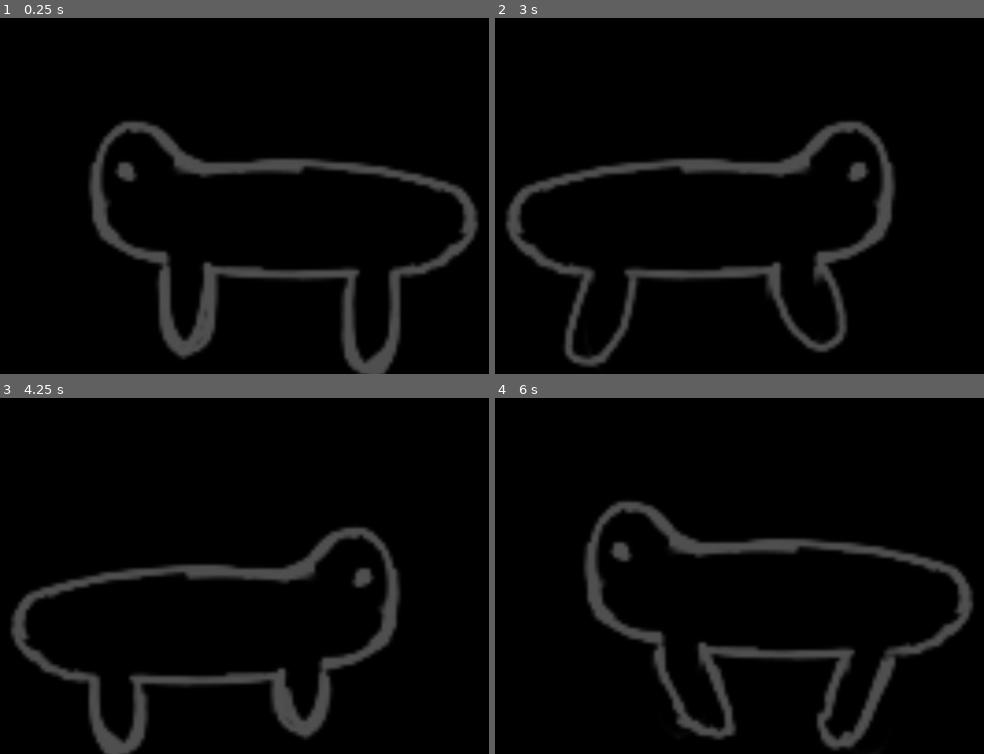
Above: before the commit, frames 1-4 (two rows, left to right).
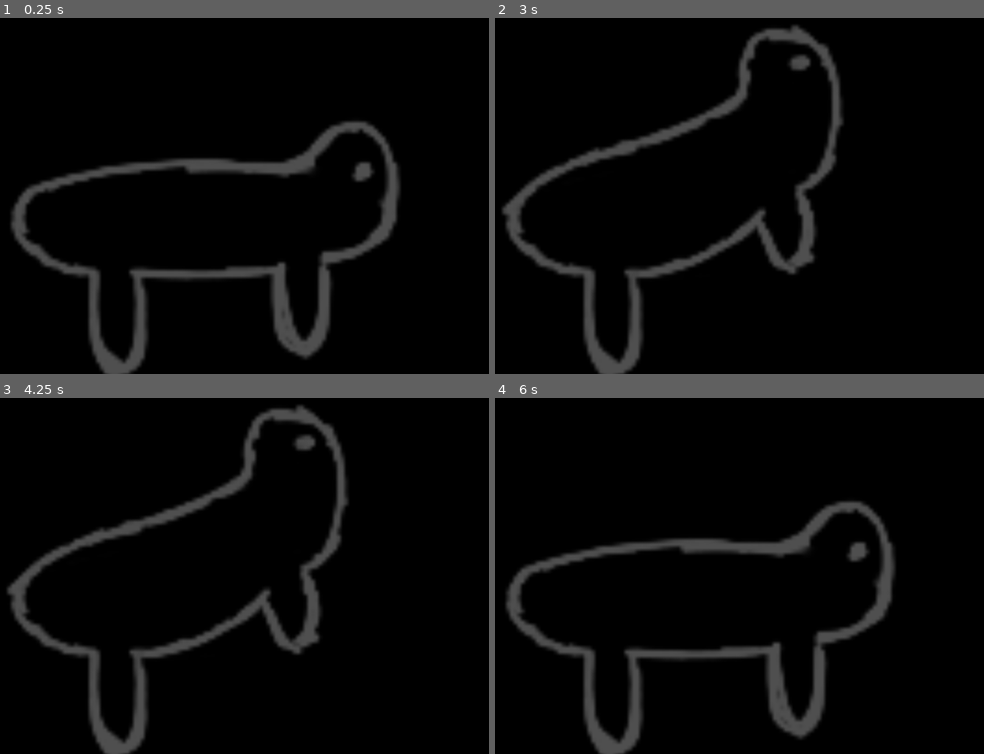
Above: after the commit, the same moments.

Repository: fabianternis/my-screen-pet
Game: Godot game, scene res://main.tscn
Same seed, same stepped clock (60 frames per second), same inputs: the game is played once before the commit and once after it.
Inputs (mouse positions are in pixels of both pictures, inside the frame that each line leads up to):
- Up to frame 1 (0.25 s): no input
- Up to frame 2 (3 s): tap Enter at 0.5 s; move the mouse to (outside the picture) at 0.52 s; hold Right 0.53-1.25 s; tap Alt at 0.6, 2.1 s; click (outside the picture) at 0.67 s; tap Space at 1.25 s; drag from (587, 39) to (700, 249) at 1.27 s; move the mouse to (outside the picture) at 2.02 s; hold Right 2.03-2.75 s; click (outside the picture) at 2.17 s; drag from (700, 153) to (outside the picture) at 2.77 s
- Up to frame 3 (4.25 s): move the mouse to (464, 494) at 3.52 s; hold Left from 3.53 s (still down); tap Alt at 3.6 s; click (464, 494) at 3.67 s
- Up to frame 4 (6 s): release Left at 4.25 s; tap Enter at 4.25 s; drag from (outside the picture) to (700, 629) at 4.27 s; move the mouse to (outside the picture) at 5.02 s; hold Down 5.03-5.75 s; tap Alt at 5.1 s; click (outside the picture) at 5.17 s; tap Space at 5.75 s; drag from (outside the picture) to (587, 419) at 5.77 s

The runs differ from the first frame. In frame 1, 15% of the frame differs, in the area x 2-98%, y 28-100%; in frame 2, 13%; in frame 3, 13%; in frame 4, 14%.

Commit message:
feat: Add "dragging"-functionaliuty with "drag"-animation

Diff:
--- a/main.gd
+++ b/main.gd
@@ -2,14 +2,20 @@
 
 var default_speed = 100
 var speed = default_speed
-var direction = Vector2(0, 1)
+var direction = Vector2(1.3, 1.1)
 var screen_size = Vector2()
 var window_size = Vector2(200, 200)
 
+# Ideling variables
 var is_idling = false
 var idle_timer = 0.0
 
+# Fragging variables
+var is_dragging = false
+var drag_offset = Vector2()
+
 @onready var animated_sprite = $AnimatedSprite2D
+@onready var area = $Area2D
 
 func _physics_process(delta: float) -> void:
 	var window_position = Vector2(DisplayServer.window_get_position())
@@ -18,6 +24,11 @@
 	window_position.x = clamp(window_position.x, 0, screen_size.x - window_size.x)
 	window_position.y = clamp(window_position.y, 0, screen_size.y - window_size.y)
 	DisplayServer.window_set_position (Vector2(window_position))
+	if is_dragging:
+		var mouse_pos = Vector2(DisplayServer.mouse_get_position())
+		var new_window_pos = mouse_pos - drag_offset
+		DisplayServer.window_set_position(Vector2(new_window_pos))
+		return
 	if is_idling:
 		idle_timer -= delta
 		if idle_timer <= 0:
@@ -38,6 +49,7 @@
 func _ready() -> void:
 	screen_size = Vector2(DisplayServer.screen_get_size())
 	animated_sprite.play("walk")
+	area.input_event.connect(_on_area_input)
 
 
 func idle():
@@ -49,5 +61,22 @@
 		speed = 0
 
 func maybe_idle():
-	if randf() < 0.3:
+	if randf() < 0.23456:
 		idle()
+
+func _on_area_input(_viewport, event, _shape_idx):
+	if event is InputEventMouseButton and event.button_index == MOUSE_BUTTON_LEFT:
+		if event.pressed:
+			is_dragging = true
+			var mouse_pos = Vector2(DisplayServer.mouse_get_position())
+			var window_pos = Vector2(DisplayServer.window_get_position())
+			drag_offset = mouse_pos - window_pos
+			animated_sprite.play('drag')
+		else:
+			is_dragging = false
+			animated_sprite.play('walk')
+
+
+
+
+# todo: pet which just follow the cursor
--- a/main.tscn
+++ b/main.tscn
@@ -7,6 +7,7 @@
 [ext_resource type="Texture2D" uid="uid://eh7r68u0gm5o" path="res://assets/pet/simpli/down_front.png" id="3_5vw27"]
 [ext_resource type="Texture2D" uid="uid://dnch3tol27b61" path="res://assets/pet/simpli/down_full.png" id="4_kek77"]
 [ext_resource type="Texture2D" uid="uid://c5t4irlydq46q" path="res://assets/pet/simpli/walk_inner.png" id="5_7mycd"]
+[ext_resource type="Texture2D" uid="uid://dalwn48dx8c57" path="res://assets/pet/simpli/up_front.png" id="5_kek77"]
 [ext_resource type="Texture2D" uid="uid://d238tnenkyjno" path="res://assets/pet/simpli/walk_outer.png" id="6_272bh"]
 
 [sub_resource type="SpriteFrames" id="SpriteFrames_nth25"]
@@ -36,6 +37,14 @@
 "loop": 1,
 "name": &"down_up",
 "speed": 2.0
+}, {
+"frames": [{
+"duration": 1.0,
+"texture": ExtResource("5_kek77")
+}],
+"loop": 1,
+"name": &"drag",
+"speed": 5.0
 }, {
 "frames": [{
 "duration": 1.0,
@@ -87,7 +96,7 @@
 [node name="AnimatedSprite2D" type="AnimatedSprite2D" parent="." unique_id=1882347918]
 position = Vector2(101, 180)
 sprite_frames = SubResource("SpriteFrames_nth25")
-animation = &"walk"
+animation = &"drag"
 
 [node name="Area2D" type="Area2D" parent="." unique_id=547308985]
 position = Vector2(99, 177)
